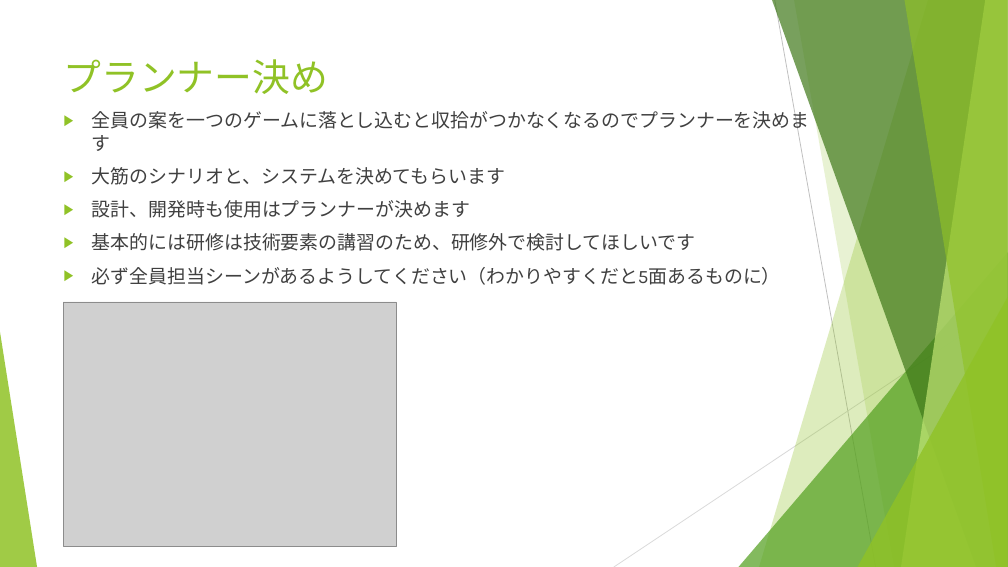
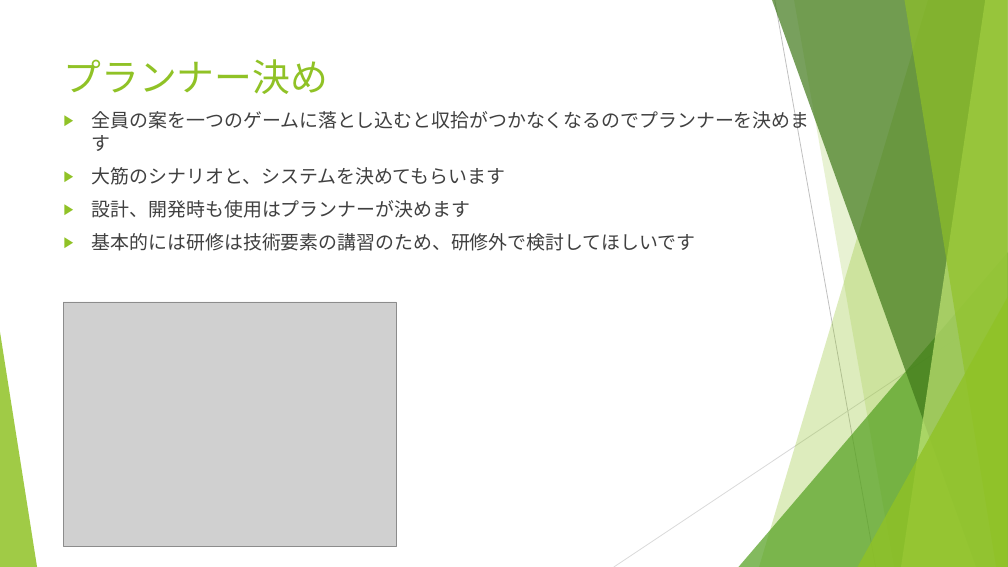
Before and after one commit to hirane/gameTraining, a slide deck: slide 9 of 99_研修資料/第一回/研修資料.pptx. Drawn at 1008x567 pixels with LibreOffice and Linux fonts; fonts in the diff are those of the drawing; grey boxes stand for pictures. Boxes give left, top, right and bottom in pixels: in the first picture for what was removed or moved away, otherwise in the second. Text is boxed around its words. In the diff, an @@ line names an element or a change of style, - is before the commit and + after.

```diff
--- a/99_研修資料/第一回/研修資料.pptx
+++ b/99_研修資料/第一回/研修資料.pptx
@@ text at (92,267,781,285): paragraph removed @@
-▶ 必ず全員担当シーンがあるようしてください（わかりやすくだと5面あるものに）
```
Also in this commit, not shown: 2 other slides changed, 4 other files.
